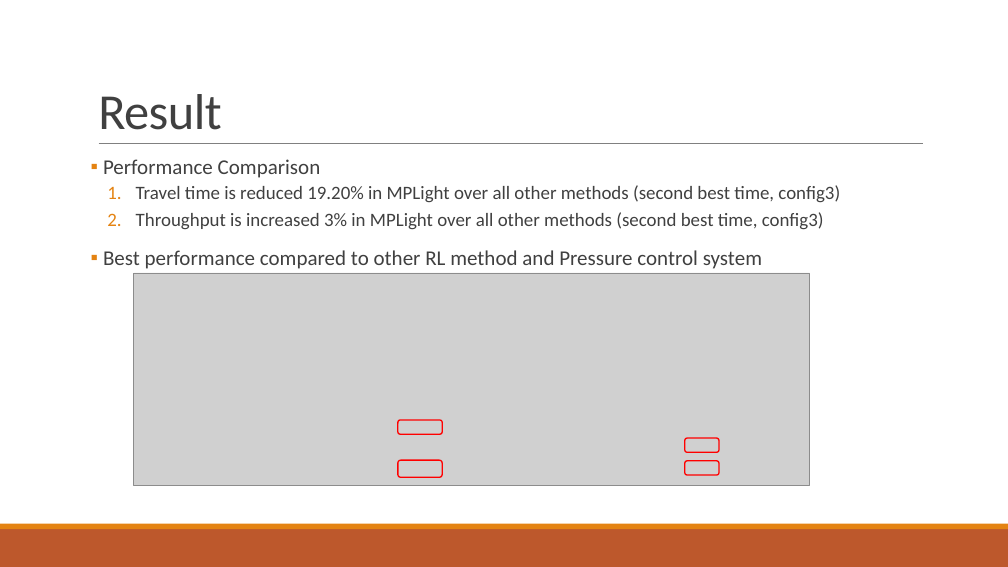
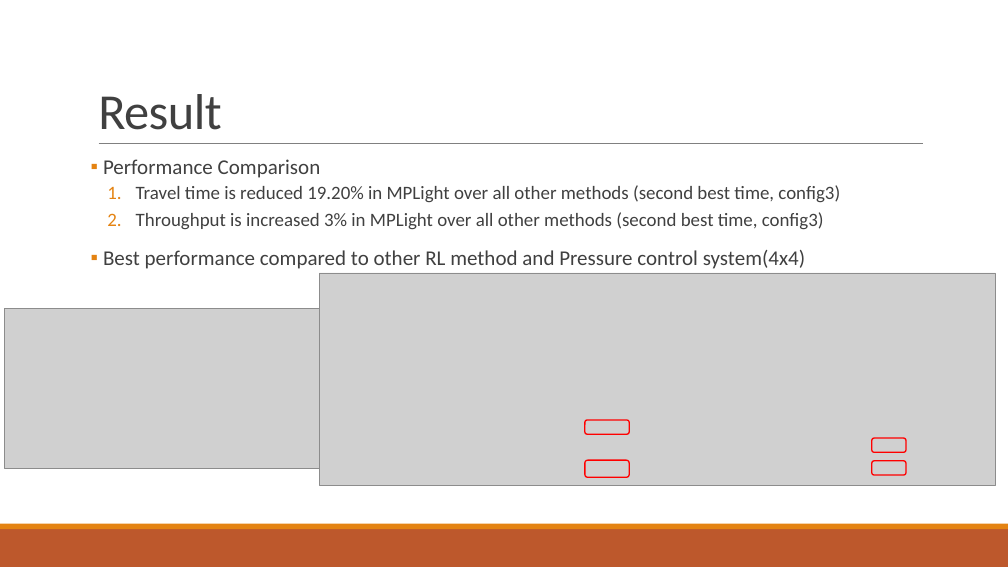
Before and after one commit to 3neutronstar/traffic-optimization_RL, a slide deck: slide 27 of 1st_Seminar(강민수).pptx. Drawn at 1008x567 pixels with LibreOffice and Linux fonts; fonts in the diff are those of the drawing; grey boxes stand for pictures. Boxes give left, top, right and bottom in pixels: in the first picture for what was removed or moved away, otherwise in the second. Text is boxed around its words. In the diff, an @@ line names an element or a change of style, - is before the commit and + after.

```diff
--- a/1st_Seminar(강민수).pptx
+++ b/1st_Seminar(강민수).pptx
@@ text at (103,250,805,269): text changed @@
-▪ Best performance compared to other RL method and Pressure control system
+▪ Best performance compared to other RL method and Pressure control system(4x4)
@@ picture added at (5,309,337,468) @@
@@ 4 rounded rectangles, 1 picture: place and size @@
-4 rounded rectangles, 1 picture at (134,273,810,485)
+4 rounded rectangles, 1 picture at (320,273,996,485)
```
Also in this commit, not shown: 6 other slides changed, 1 slide added, 1 slide removed, 1 other file.
